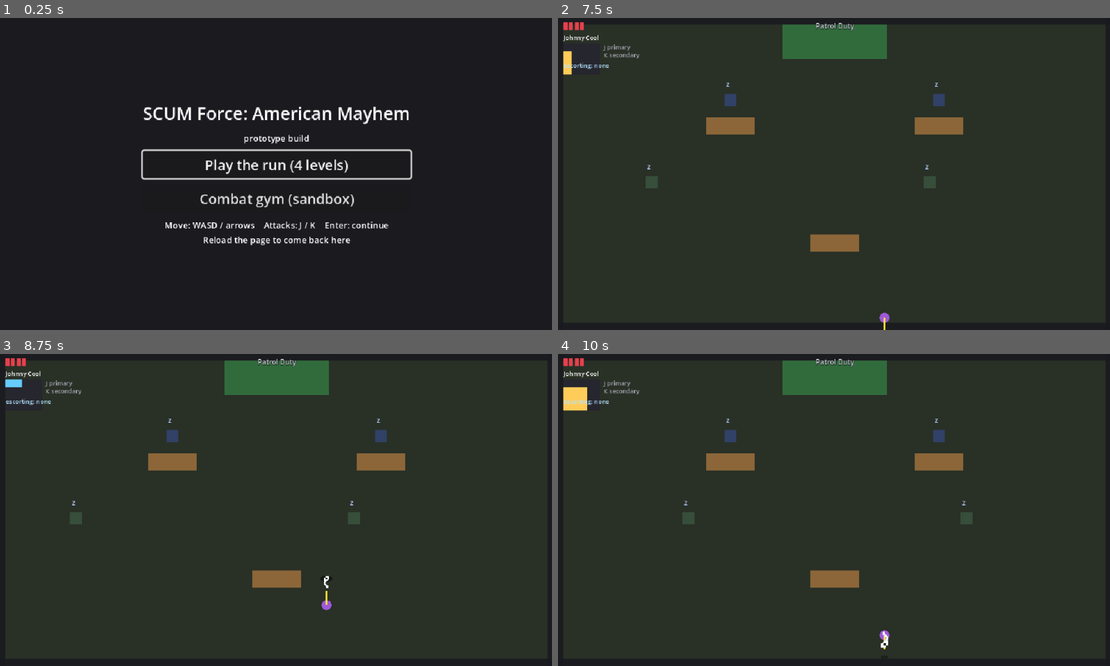
Above: before the commit, frames 1-4 (two rows, left to right).
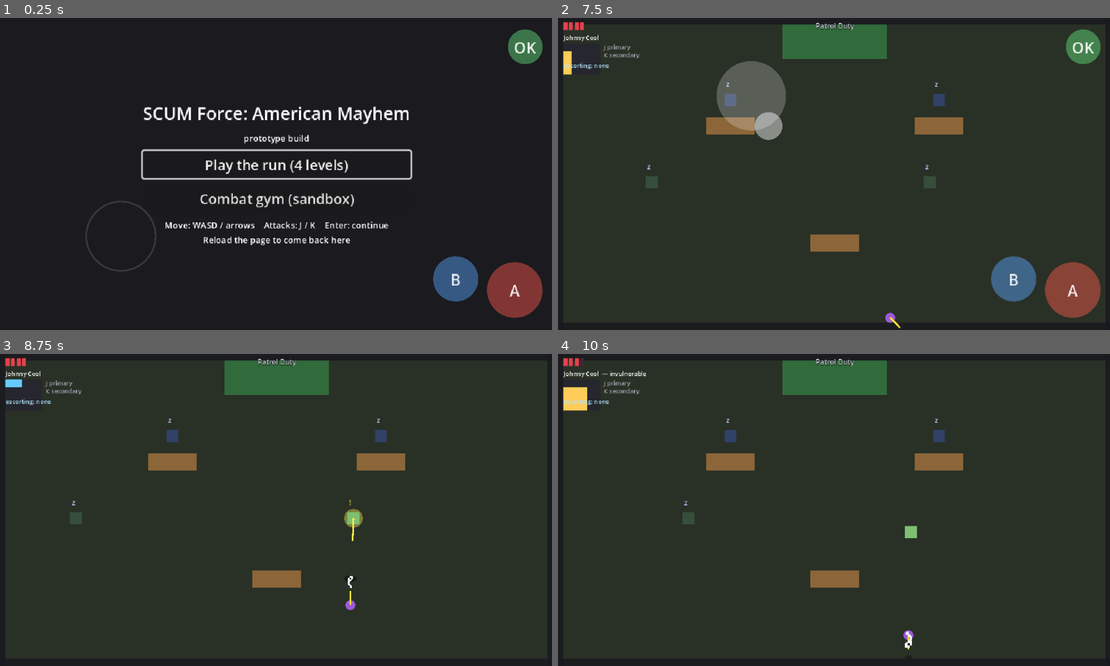
Above: after the commit, the same moments.

Repository: chrisfidalgo/SCUMForceGodot
Game: Godot game, scene res://scenes/main.tscn
Two runs of this game, one before a commit and one after it. Both use one fixed random seed, a clock stepped at 60 frames per second and the inputs below.
Inputs (mouse positions are in pixels of both pictures, inside the frame that each line leads up to):
- Up to frame 1 (0.25 s): no input
- Up to frame 2 (7.5 s): click "Play the run (4 levels)" at 0.5 s; click "1 Johnny Cool HP 4 / 4" at 1.25 s; tap Enter (ui_accept) at 2, 2.27, 2.57, 5.27, 5.3, 5.57 s; move the mouse to (955, 158) at 2.02 s; hold D (move_right) 2.03-2.75 s; hold J (attack_primary) 2.03-2.75 s; click (955, 158) at 2.17 s; tap K (attack_secondary) at 2.3 s; drag from (723, 189) to (834, 42) at 2.77 s; move the mouse to (889, 105) at 3.52 s; hold D (move_right) 3.53-4.25 s; hold Enter (ui_accept) 3.53-4.25 s; click (889, 105) at 3.67 s; tap J (attack_primary) at 3.8 s; drag from (806, 236) to (933, 301) at 4.27 s; move the mouse to (999, 220) at 5.02 s; hold A (move_left) 5.03-5.75 s; hold K (attack_secondary) 5.03-5.75 s; click (999, 220) at 5.17 s; drag from (668, 127) to (938, 127) at 5.77 s; move the mouse to (861, 174) at 6.52 s; hold S (move_down) 6.53-7.25 s; hold K (attack_secondary) 6.53-7.25 s; tap 2 at 6.6 s; click (861, 174) at 6.67 s; drag from (751, 96) to (834, 242) at 7.27 s
- Up to frame 3 (8.75 s): move the mouse to (397, 494) at 8.02 s; hold W (move_up) from 8.03 s (still down); hold J (attack_primary) from 8.03 s (still down); tap 4 at 8.1 s; click (397, 494) at 8.17 s; tap Enter (ui_accept) at 8.27, 8.57 s
- Up to frame 4 (10 s): release W (move_up) at 8.75 s; release J (attack_primary) at 8.75 s; drag from (723, 525) to (911, 519) at 8.77 s; move the mouse to (889, 441) at 9.52 s; hold S (move_down) from 9.53 s (still down); hold K (attack_secondary) from 9.53 s (still down); click (889, 441) at 9.67 s; tap Enter (ui_accept) at 9.8 s

The runs differ from the first frame. In frame 1, 3.1% of the frame differs, in the area x 15-99%, y 3-97%; in frame 2, 5.4%, in the area x 28-99%, y 3-100%; in frame 3, 0.4%; in frame 4, 0.4%.

Commit message:
Touch controls: floating 8-way stick, A/B/OK buttons, autoload overlay
Co-Authored-By: Claude Sonnet 5.5 <noreply@anthropic.com>

Diff:
--- a/project.godot
+++ b/project.godot
@@ -21,6 +21,7 @@
 RunState="*res://autoload/run_state.gd"
 SaveManager="*res://autoload/save_manager.gd"
 EventBus="*res://autoload/event_bus.gd"
+TouchControls="*res://scenes/ui/touch_controls.tscn"
 
 [display]
 
--- /dev/null
+++ b/scenes/ui/touch_controls.gd
@@ -0,0 +1,292 @@
+extends CanvasLayer
+## touch_controls.gd — on-screen stick and buttons for phones/tablets.
+##
+## Registered as the `TouchControls` autoload, so it floats over EVERY scene
+## without any scene knowing about it. It only shows on touch devices (or when
+## `force_visible` is ticked, for testing on desktop) and drives the game by
+## pressing the same input actions the keyboard does — the game code never
+## knows the difference. See docs/systems/touch-controls.md.
+##
+## Layout is in the 640x360 base-resolution space the game is drawn in.
+
+## Show the overlay even without a touchscreen (desktop testing).
+@export var force_visible: bool = false
+## On a touch laptop, hide the overlay once a real key is pressed. A touch brings it back.
+@export var hide_on_keyboard: bool = true
+## Overall opacity of everything drawn.
+@export_range(0.0, 1.0) var opacity: float = 0.45
+
+@export_group("Stick")
+## Touches that start in the left this-fraction of the screen steer.
+@export_range(0.1, 0.8) var stick_zone_width_frac: float = 0.45
+## Ignore the top this-fraction of the screen (leaves the HUD tappable).
+@export_range(0.0, 0.8) var stick_zone_top_frac: float = 0.2
+## Distance a thumb must travel from where it landed for full tilt.
+@export var stick_radius_px: float = 40.0
+## Fraction of the radius that counts as "centred" (no movement).
+@export_range(0.0, 0.9) var dead_zone: float = 0.3
+@export var knob_radius_px: float = 16.0
+## Where the faint idle ring sits, as fractions of screen width/height.
+@export var idle_hint_pos_frac: Vector2 = Vector2(0.22, 0.7)
+
+@export_group("Buttons")
+@export var margin_px: float = 14.0
+## Primary fire (bottom-right corner).
+@export var primary_radius_px: float = 32.0
+## Secondary fire (up and left of primary).
+@export var secondary_radius_px: float = 26.0
+## OK / continue (top-right; presses ui_accept for cards and the picker).
+@export var ok_radius_px: float = 20.0
+## Gap between neighbouring buttons.
+@export var button_gap_px: float = 10.0
+## How far secondary sits above primary, as a fraction of primary's radius.
+@export var secondary_lift_frac: float = 0.4
+@export var label_font_size: int = 18
+@export var primary_color: Color = Color(1.0, 0.35, 0.3)
+@export var secondary_color: Color = Color(0.35, 0.65, 1.0)
+@export var ok_color: Color = Color(0.4, 0.9, 0.5)
+@export var stick_color: Color = Color(1, 1, 1)
+
+const _MOVE_ACTIONS := {
+	"up": ["move_up", "ui_up"],
+	"down": ["move_down", "ui_down"],
+	"left": ["move_left", "ui_left"],
+	"right": ["move_right", "ui_right"],
+}
+
+var _active := false
+var _overlay: Control
+var _rotate_hint: Label
+var _blockers: Array[Control] = []
+## {action, center, radius, label, color, touch}; touch = finger index or -1.
+var _buttons: Array[Dictionary] = []
+var _held: Dictionary = {}  # action name -> true while we hold it down
+
+var _stick_touch := -1
+var _stick_origin := Vector2.ZERO
+var _stick_pos := Vector2.ZERO
+
+
+func _ready() -> void:
+	_overlay = Control.new()
+	_overlay.set_anchors_preset(Control.PRESET_FULL_RECT)
+	_overlay.mouse_filter = Control.MOUSE_FILTER_IGNORE
+	_overlay.draw.connect(_draw_overlay)
+	add_child(_overlay)
+
+	_rotate_hint = Label.new()
+	_rotate_hint.text = "Rotate your phone to landscape"
+	_rotate_hint.set_anchors_preset(Control.PRESET_FULL_RECT)
+	_rotate_hint.horizontal_alignment = HORIZONTAL_ALIGNMENT_CENTER
+	_rotate_hint.vertical_alignment = VERTICAL_ALIGNMENT_CENTER
+	_rotate_hint.mouse_filter = Control.MOUSE_FILTER_IGNORE
+	_rotate_hint.visible = false
+	add_child(_rotate_hint)
+
+	get_viewport().size_changed.connect(_layout)
+	_set_active(force_visible or DisplayServer.is_touchscreen_available())
+
+
+func _exit_tree() -> void:
+	_release_all()
+
+
+func _process(_delta: float) -> void:
+	if not _active:
+		return
+	var win := DisplayServer.window_get_size()
+	_rotate_hint.visible = win.y > win.x
+
+
+## Turn the overlay on or off. Off releases anything we were holding.
+func _set_active(on: bool) -> void:
+	_active = on
+	_overlay.visible = on
+	if not on:
+		_rotate_hint.visible = false
+		_release_all()
+		_clear_blockers()
+	else:
+		_layout()
+	set_process(on)
+
+
+func _clear_blockers() -> void:
+	for b in _blockers:
+		b.queue_free()
+	_blockers.clear()
+
+
+func _layout() -> void:
+	if not _active:
+		return
+	var size := get_viewport().get_visible_rect().size
+	var p := Vector2(size.x - margin_px - primary_radius_px, size.y - margin_px - primary_radius_px)
+	var s := p + Vector2(-(primary_radius_px + button_gap_px + secondary_radius_px), -(primary_radius_px * secondary_lift_frac))
+	var o := Vector2(size.x - margin_px - ok_radius_px, margin_px + ok_radius_px)
+	# Keep finger ownership across a re-layout (window resize mid-touch).
+	var prev := {}
+	for btn in _buttons:
+		prev[btn["action"]] = btn["touch"]
+	_buttons = [
+		{"action": "attack_primary", "center": p, "radius": primary_radius_px, "label": "A", "color": primary_color, "touch": -1},
+		{"action": "attack_secondary", "center": s, "radius": secondary_radius_px, "label": "B", "color": secondary_color, "touch": -1},
+		{"action": "ui_accept", "center": o, "radius": ok_radius_px, "label": "OK", "color": ok_color, "touch": -1},
+	]
+	for btn in _buttons:
+		btn["touch"] = prev.get(btn["action"], -1)
+	# Invisible Controls that swallow the emulated mouse click under each button,
+	# so tapping FIRE does not also press a menu button hiding behind it.
+	_clear_blockers()
+	for btn in _buttons:
+		var c := Control.new()
+		var r: float = btn["radius"]
+		c.position = (btn["center"] as Vector2) - Vector2(r, r)
+		c.size = Vector2(r, r) * 2.0
+		c.mouse_filter = Control.MOUSE_FILTER_STOP
+		add_child(c)
+		_blockers.append(c)
+	_overlay.queue_redraw()
+
+
+func _input(event: InputEvent) -> void:
+	if not _active:
+		if event is InputEventScreenTouch and DisplayServer.is_touchscreen_available():
+			_set_active(true)
+		return
+	if hide_on_keyboard and not force_visible and event is InputEventKey and event.pressed:
+		_set_active(false)
+		return
+	if event is InputEventScreenTouch:
+		var t := event as InputEventScreenTouch
+		if t.pressed:
+			_touch_down(t.index, t.position)
+		else:
+			_touch_up(t.index)
+	elif event is InputEventScreenDrag:
+		var d := event as InputEventScreenDrag
+		if d.index == _stick_touch:
+			_stick_pos = d.position
+			_apply_stick()
+			_overlay.queue_redraw()
+
+
+func _touch_down(index: int, pos: Vector2) -> void:
+	for btn in _buttons:
+		if pos.distance_to(btn["center"]) <= float(btn["radius"]):
+			if btn["touch"] == -1:
+				btn["touch"] = index
+				_set_action(btn["action"], true)
+				_overlay.queue_redraw()
+			return
+	if _stick_touch != -1 or not _in_stick_zone(pos) or _hits_gui_control(pos):
+		return
+	_stick_touch = index
+	_stick_origin = pos
+	_stick_pos = pos
+	_overlay.queue_redraw()
+
+
+func _touch_up(index: int) -> void:
+	for btn in _buttons:
+		if btn["touch"] == index:
+			btn["touch"] = -1
+			_set_action(btn["action"], false)
+			_overlay.queue_redraw()
+	if index == _stick_touch:
+		_stick_touch = -1
+		_apply_stick()
+		_overlay.queue_redraw()
+
+
+func _in_stick_zone(pos: Vector2) -> bool:
+	var size := get_viewport().get_visible_rect().size
+	return pos.x <= size.x * stick_zone_width_frac and pos.y >= size.y * stick_zone_top_frac
+
+
+## Turn the stick offset into one of 8 gates and press the matching actions.
+func _apply_stick() -> void:
+	var want := {"up": false, "down": false, "left": false, "right": false}
+	if _stick_touch != -1:
+		var v := _stick_pos - _stick_origin
+		if v.length() >= stick_radius_px * dead_zone:
+			var step := PI / 4.0
+			var dir := Vector2.from_angle(roundf(v.angle() / step) * step)
+			want["right"] = dir.x > 0.5
+			want["left"] = dir.x < -0.5
+			want["down"] = dir.y > 0.5
+			want["up"] = dir.y < -0.5
+	for key: String in want:
+		for action: String in _MOVE_ACTIONS[key]:
+			_set_action(action, want[key])
+
+
+func _set_action(action: String, pressed: bool) -> void:
+	if pressed == _held.has(action):
+		return
+	if pressed:
+		_held[action] = true
+	else:
+		_held.erase(action)
+	# An InputEventAction both updates Input's polled state (player.gd) and is
+	# delivered as an event (menus, picker, between-level cards).
+	var ev := InputEventAction.new()
+	ev.action = action
+	ev.pressed = pressed
+	ev.strength = 1.0 if pressed else 0.0
+	Input.parse_input_event(ev)
+
+
+func _release_all() -> void:
+	_stick_touch = -1
+	for btn in _buttons:
+		btn["touch"] = -1
+	for action: String in _held.keys():
+		_set_action(action, false)
+
+
+## True if a button/slider is under the point, so a tap there stays a UI tap.
+func _hits_gui_control(pos: Vector2) -> bool:
+	return _scan_for_control(get_tree().root, pos)
+
+
+func _scan_for_control(node: Node, pos: Vector2) -> bool:
+	if node == self:
+		return false
+	var c := node as Control
+	if c != null:
+		if not c.is_visible_in_tree():
+			return false
+		if (c is BaseButton or c is Range) and c.get_global_rect().has_point(pos):
+			return true
+	for child in node.get_children():
+		if _scan_for_control(child, pos):
+			return true
+	return false
+
+
+func _draw_overlay() -> void:
+	var a := opacity
+	var size := get_viewport().get_visible_rect().size
+	if _stick_touch != -1:
+		var base := stick_color
+		base.a = a * 0.5
+		_overlay.draw_circle(_stick_origin, stick_radius_px, base)
+		var off := (_stick_pos - _stick_origin).limit_length(stick_radius_px)
+		var knob := stick_color
+		knob.a = a
+		_overlay.draw_circle(_stick_origin + off, knob_radius_px, knob)
+	else:
+		# Idle hint: roughly where a thumb will land.
+		var hint := stick_color
+		hint.a = a * 0.3
+		_overlay.draw_arc(size * idle_hint_pos_frac, stick_radius_px, 0.0, TAU, 32, hint, 2.0)
+	var font := ThemeDB.fallback_font
+	for btn in _buttons:
+		var col: Color = btn["color"]
+		col.a = a * (1.6 if btn["touch"] != -1 else 1.0)
+		var center: Vector2 = btn["center"]
+		_overlay.draw_circle(center, float(btn["radius"]), col)
+		var txt: String = btn["label"]
+		var ts := font.get_string_size(txt, HORIZONTAL_ALIGNMENT_CENTER, -1, label_font_size)
+		_overlay.draw_string(font, center + Vector2(-ts.x * 0.5, ts.y * 0.3), txt, HORIZONTAL_ALIGNMENT_LEFT, -1, label_font_size, Color(1, 1, 1, minf(1.0, a * 2.0)))
--- /dev/null
+++ b/scenes/ui/touch_controls.tscn
@@ -0,0 +1,8 @@
+[gd_scene format=3]
+
+[ext_resource type="Script" path="res://scenes/ui/touch_controls.gd" id="1_touch"]
+
+[node name="TouchControls" type="CanvasLayer"]
+process_mode = 3
+layer = 100
+script = ExtResource("1_touch")
Not shown, added: scenes/ui/touch_controls.gd.uid
Not shown, added: docs/systems/touch-controls.md
Not shown, changed: docs/systems/web-build.md
